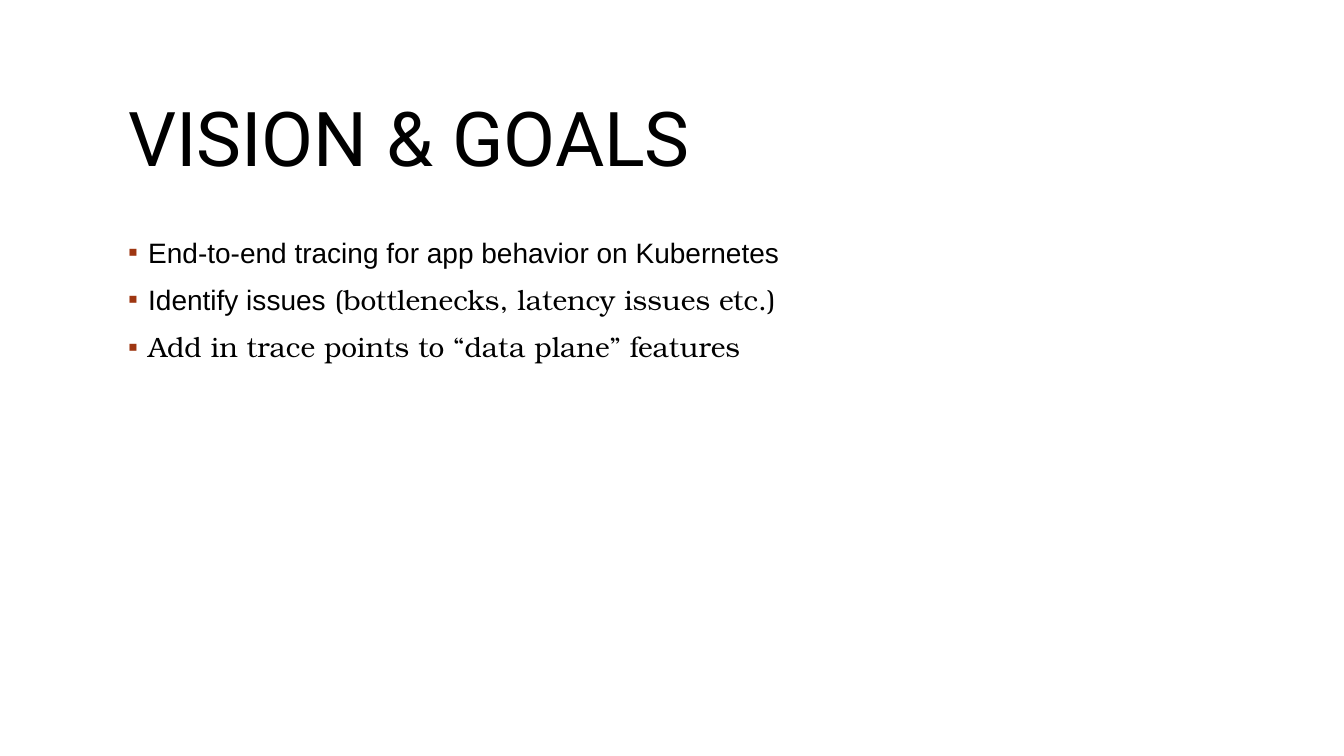
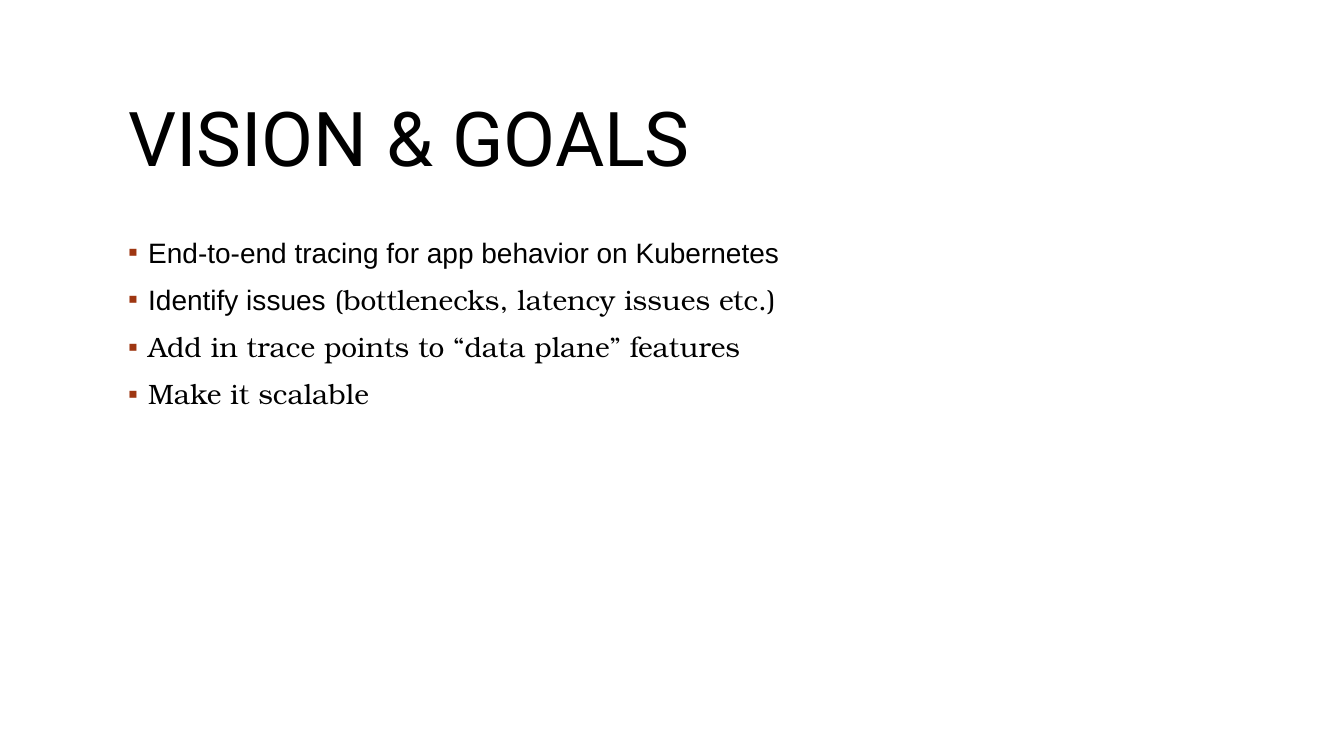
Before and after one commit to BU-NU-CLOUD-SP18/Cross-Layer-Tracing-in-Kubernetes, a slide deck: slide 3 of e2eTracing_pre2.pptx. Drawn at 1344x756 pixels with LibreOffice and Linux fonts; fonts in the diff are those of the drawing; background and template pictures are left out. Boxes give left, top, right and bottom in pixels: in the first picture for what was removed or moved away, otherwise in the second. Text is boxed around its words. In the diff, an @@ line names an element or a change of style, - is before the commit and + after.

```diff
--- a/e2eTracing_pre2.pptx
+++ b/e2eTracing_pre2.pptx
@@ text at (x1=148, y1=384, x2=368, y2=405): paragraph added @@
+▪ Make it scalable
```
Also in this commit, not shown: 2 other slides changed.
